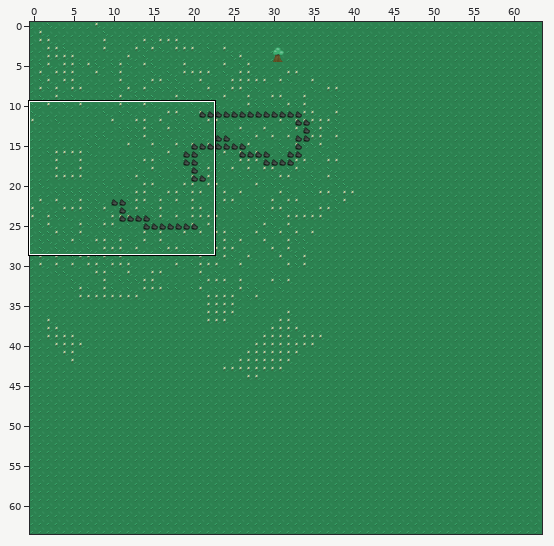
Two versions of a level (Tiled map (JSON), src/assets/maps/test.json). Above, an overview of the earlier version with the close-up marked.
Close-up. As it was:
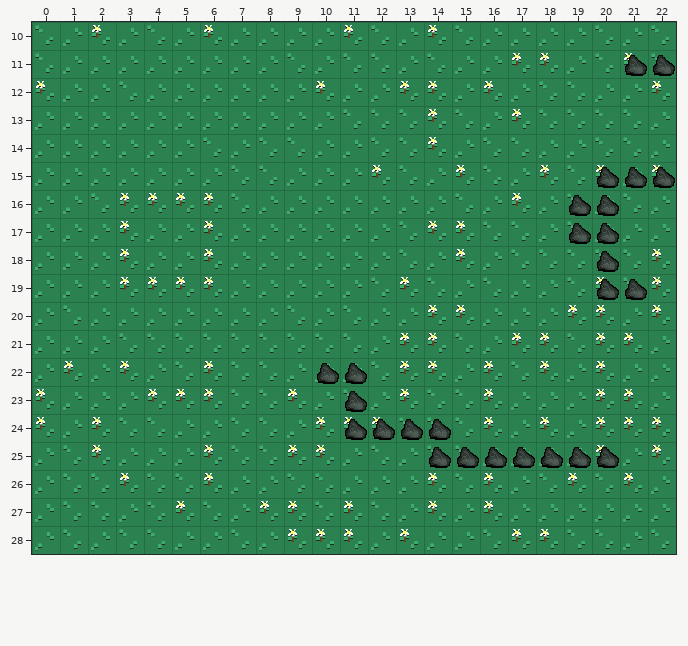
Cells are 32x32 px. Shown: x 0..22, y 10..28.
Once edited:
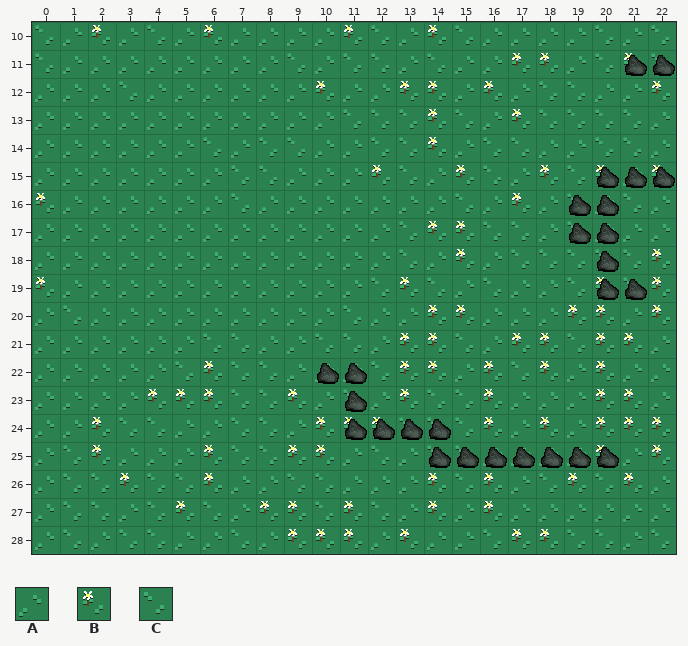
Key: from "tileset": A 0, B 1, C 2.
_ is an empty cell.
Change:
Layer "Background":
The author changed tile B to tile A in row 12 at x 0; in row 16 at x 3 to 6; in rows 17 to 18 at x 3 and 6; in row 19 at x 3 to 6; in row 22 at x 1 and 3; in rows 23 to 24 at x 0.
The author changed tile C to tile A in row 16 at x 2; in row 20 at x 9; in row 21 at x 3 to 5 and 8 to 9.
The author changed tile A to tile B in row 16 at x 0; in row 19 at x 0.
Pixel boxes of the changes (left, top, right, bottom) in both close-ups:
changed: (35, 81, 54, 103)
changed: (35, 193, 54, 215)
changed: (91, 193, 222, 299)
changed: (35, 277, 54, 299)
changed: (259, 305, 306, 355)
changed: (119, 333, 194, 383)
changed: (35, 361, 82, 439)
